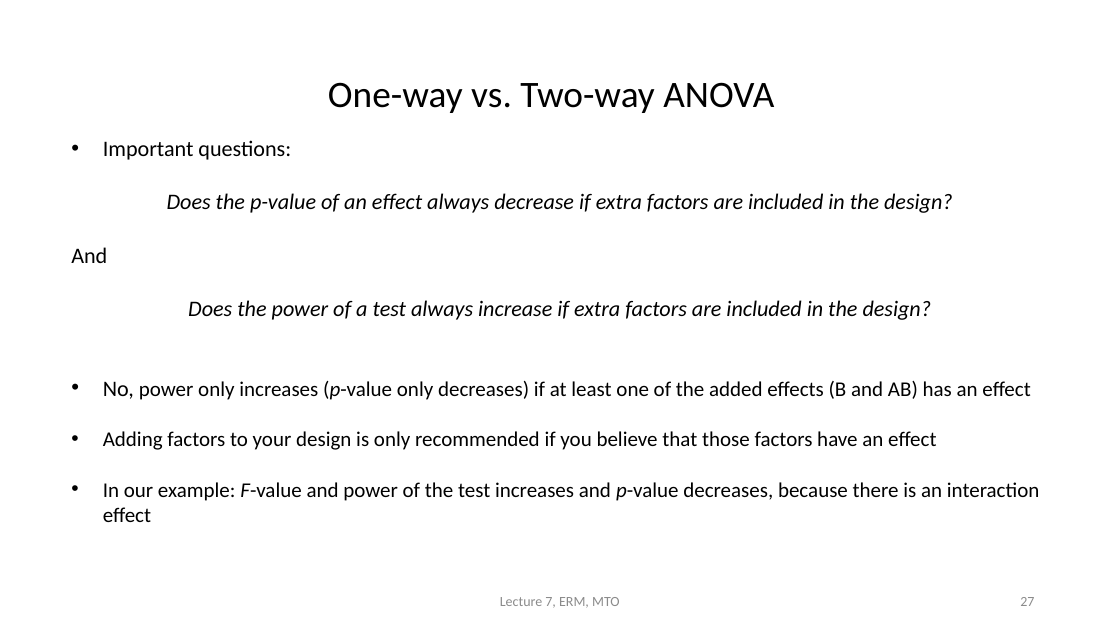
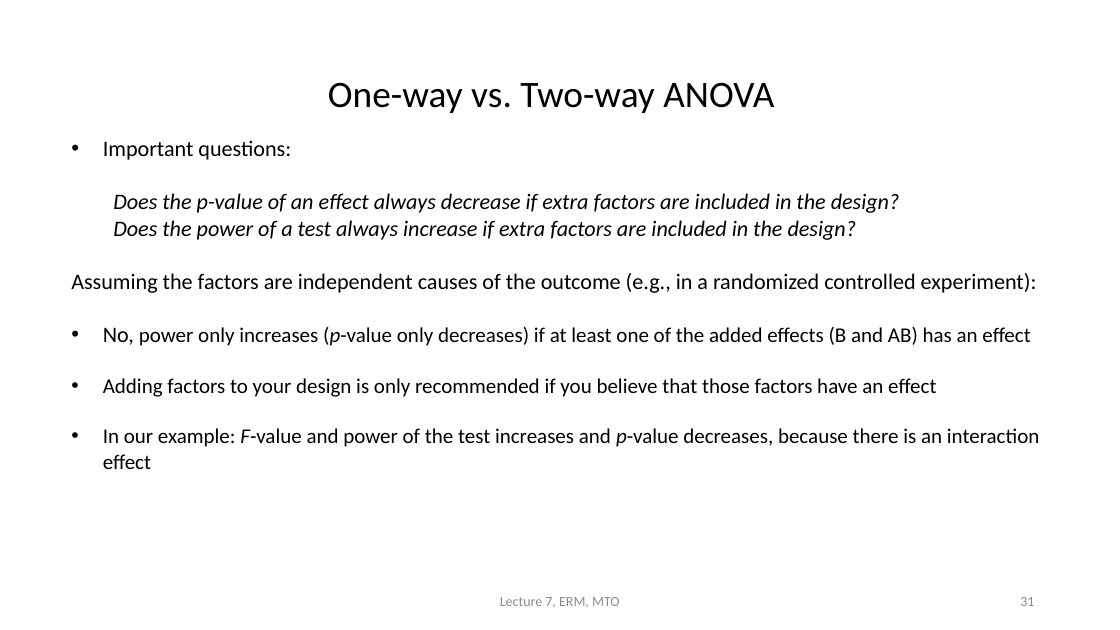
Before and after one commit to cjvanlissa/erm, a slide deck: slide 31 of HC07/HC7_EN.pptx (slide 27 before the commit). Drawn at 1120x630 pixels with LibreOffice and Linux fonts; fonts in the diff are those of the drawing. Boxes give left, top, right and bottom in pixels: in the first picture for what was removed or moved away, otherwise in the second. Text is boxed around its words. In the diff, an @@ line names an element or a change of style, - is before the commit and + after.

```diff
--- a/HC07/HC7_EN.pptx
+++ b/HC07/HC7_EN.pptx
@@ text at (113, 193, 900, 240): alignment centre to left; list level 1 to 2 in "Does the p-value of an ..."; list level 1 to 2 in "Does the power of a ..." @@
@@ text at (71, 247, 107, 263): paragraph removed @@
-And
@@ text at (71, 273, 1037, 293): paragraph added @@
+Assuming the factors are independent causes of the outcome (e.g., in a randomized controlled experiment):
@@ page number at (1020, 597, 1034, 606): text changed @@
-27
+31
```
Also in this commit, not shown: 8 other slides changed, 4 slides added, 1 slide removed, 1 other file.
